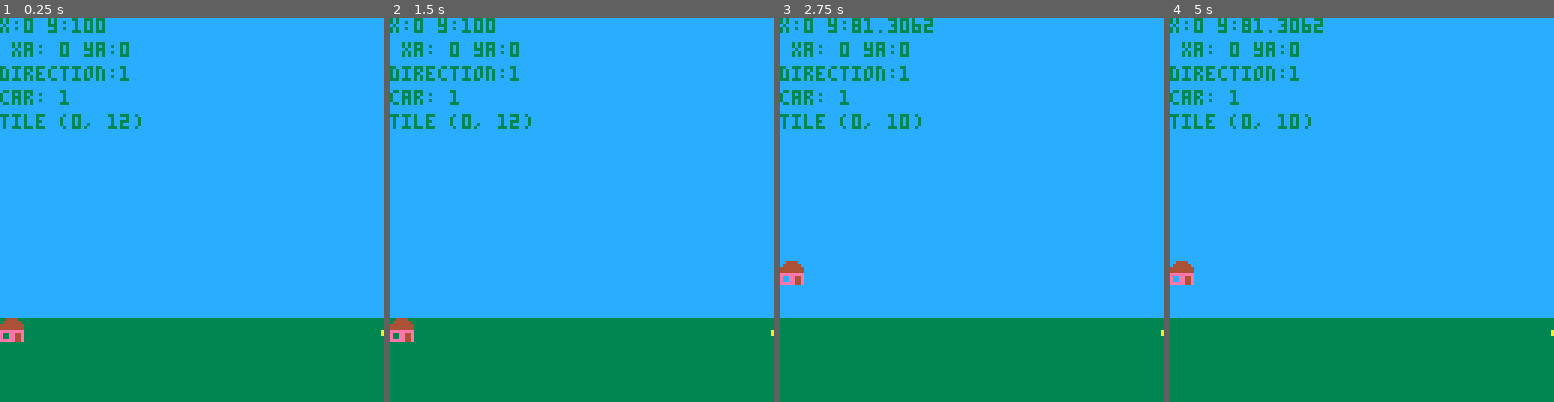
Above: before the commit, frames 1-4 (left to right).
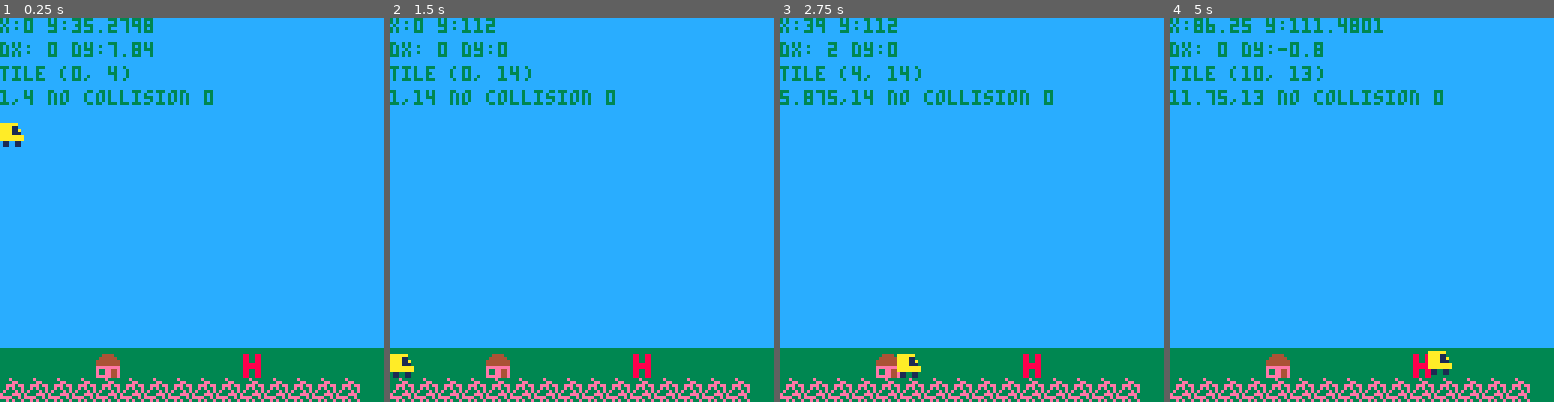
Above: after the commit, the same moments.

Repository: rodoherty1/pico-tests
Game: PICO-8 cartridge sinjump.p8
Same seed, same stepped clock (60 frames per second), same inputs: the game is played once before the commit and once after it.
Inputs:
- Up to frame 1 (0.25 s): no input
- Up to frame 2 (1.5 s): no input
- Up to frame 3 (2.75 s): hold Right 1.6-2.1 s; hold Up 2.15-2.42 s; hold Right from 2.47 s (still down)
- Up to frame 4 (5 s): release Right at 3.03 s; hold Left 3.08-3.58 s; hold Right 4.02-4.68 s; hold Up from 4.73 s (still down)

The runs differ from the first frame. In frame 1, 14% of the frame differs, in the area x 0-100%, y 0-100%; in frame 2, 14%; in frame 3, 15%; in frame 4, 15%.

Commit message:
Some basic movement but buggy as hell

Diff:
--- a/sinjump.p8
+++ b/sinjump.p8
@@ -2,83 +2,105 @@
 version 15
 __lua__
 
-ground_height = 100
-
-x = 0
-y = ground_height
-degrees = 0
-dh = 0
-xa = 0
-jump_height=25
-jumping = 0
-direction=1
-ya = 0
-gravity = 0.5
-
-function jump2()
- y -= y*ya
- ya = ya*gravity
--- https://gamedev.stackexchange.com/posts/60033/revisions
-
+function _init()
+ x = 0
+ y = 0
+ dx=0
+ dy=0
 end
 
-function jump()
-  degrees+=5
-  xa=1*direction
+function _draw()
+ cls()
+ rectfill(0, 0, 127, 110, 12)
+ rectfill(0, 110, 127, 127, 3)
+ map(0,0, 0,0, 16,16)
 
-  if (degrees==180) then
-   degrees=0
-   jumping=0
-   xa=0
-  end
-
-  dh = sin(degrees/360) * 25
-end
-
-function _init()
+ spr(5, x, y)
+ print ("x:"..x.." y:"..y, 0, 0)
+ print ("dx: "..dx.." dy:"..dy, 0, 8)
+ print ("tile ("..flr(x/8)..", "..flr(y/8)..")", 0, 16)
+ print (collision_debug(), 0, 24)
 end
 
 function _update()
-  if btn(2) and jumping==0 then
-    jumping=1
-    ya = .1
+
+ local ddx=0
+
+ if btn(0) then ddx-=.25
+ elseif btn(1) then ddx+=.25
+ elseif not btn(0) and not btn(1) then dx=0
+ end
+
+ if not collision() then
+  dx+=ddx
+ else
+  dx-=ddx
+ end
+
+-- y velocity
+ if grounded() then
+  if (btn(2)) then
+   dy=-0.8
+  else
+   dy = 0
+   -- fix position
+   -- or else he'll be sunk into floor
+   y = flr(flr(y)/8)*8
   end
+ else
+  -- gravity accel
+  dy +=0.98
+ end
 
-  if (jumping == 1) then
-  	jump2()
-  end
+ x+=dx
+ y+=dy
 
-  x=x+xa
+ if (x>128) then
+  x=128
+  dx=0
+ end
 
-  if x>127 or x<0 then
-   direction=-direction
-  end
+ if (y>128) then
+  y=128
+  dy=0
+ end
 end
 
-function _draw()
-  rectfill(0, 0, 127, ground_height, 12)
-  rectfill(0, ground_height, 127, 127, 3)
-  spr(3, x, y)
-  spr(4, 127-x, ground_height)
-  print ("x:"..x.." y:"..y, 0, 0)
-  print (" xa: "..xa.." ya:"..ya, 0, 8)
-  print ("direction:"..direction, 0, 16)
-  print ("tile ("..flr(x/8)..", "..flr(y/8)..")", 0, 32)
-  local flag = 0
-  if fget(4, 0) then flag = 1 end
 
-  print ("car: "..flag, 0, 24)
+-->8
+function grounded()
+ local v = mget(flr(x)/8, (flr(y)/8)+1)
+ return fget(v, 0)
+end
+
+function collision_debug()
+ local xy = ""..((flr(x)/8)+1)..","..flr(y/8)
+ local sprite = ""
+ local col = mget((flr(x)/8)+1, flr(y)/8)
+
+ if col>0 then
+  sprite="collision "..col
+ else
+	 sprite="no collision "..col
+	end
+ return xy.." "..sprite
+end
+
+
+function collision()
+ local v = mget((flr(x)/8)+1, flr(y)/8)
+ return fget(v, 1)
 end
 
 __gfx__
-00000000000e0000088008800044440000aaaaaa0000000000000000000000000000000000000000000000000000000000000000000000000000000000000000
-000000000000ee0008800880044444400011aaaa0000000000000000000000000000000000000000000000000000000000000000000000000000000000000000
-0070070000eee0ee08800880444444440a11aaaa0000000000000000000000000000000000000000000000000000000000000000000000000000000000000000
-0007700000e0e00e08888880444444440111aaaa0000000000000000000000000000000000000000000000000000000000000000000000000000000000000000
-000770000e000e0e08888880eeeeeeeeaaaaaaaa0000000000000000000000000000000000000000000000000000000000000000000000000000000000000000
-00700700e000eee008800880e00ee44eaaaaaaaa0000000000000000000000000000000000000000000000000000000000000000000000000000000000000000
-00000000eeee00e008800880e00ee44e011001100000000000000000000000000000000000000000000000000000000000000000000000000000000000000000
-0000000000e0e00e08800880eeeee44e011001100000000000000000000000000000000000000000000000000000000000000000000000000000000000000000
+00000000000e0000088008800044440000aaaaaaaaaaaa0000000000000000000000000000000000000000000000000000000000000000000000000000000000
+000000000000ee0008800880044444400011aaaaaaaa110000000000000000000000000000000000000000000000000000000000000000000000000000000000
+0070070000eee0ee08800880444444440a11aaaaaaaa11a000000000000000000000000000000000000000000000000000000000000000000000000000000000
+0007700000e0e00e08888880444444440111aaaaaaaa111000000000000000000000000000000000000000000000000000000000000000000000000000000000
+000770000e000e0e08888880eeeeeeeeaaaaaaaaaaaaaaaa00000000000000000000000000000000000000000000000000000000000000000000000000000000
+00700700e000eee008800880e00ee44eaaaaaaaaaaaaaaaa00000000000000000000000000000000000000000000000000000000000000000000000000000000
+00000000eeee00e008800880e00ee44e011001100110011000000000000000000000000000000000000000000000000000000000000000000000000000000000
+0000000000e0e00e08800880eeeee44e011001100110011000000000000000000000000000000000000000000000000000000000000000000000000000000000
 00000000000000000000000000000000000000000000000000000000000000000000000000000000000000000000000000000000000000000000000000000000
 00000000000000000000000000000000000000000000000000000000000000000000000000000000000000000000000000000000000000000000000000000000
 00000000000000000000000000000000000000000000000000000000000000000000000000000000000000000000000000000000000000000000000000000000
@@ -144,5 +166,22 @@
 00000000000000000000000000000000000000000000000000000000000000000000000e000e0eee0000000000000e0000000000000000000000000000000e00
 0000000000000000000000000000000000000000000000000000000000000000000000e000e0eee00000000000000e0000000000000000000000000000000e00
 __gff__
-0000010001000000000000000000000000000000000000000000000000000000000000000000000000000000000000000000000000000000000000000000000000000000000000000000000000000000000000000000000000000000000000000000000000000000000000000000000000000000000000000000000000000000
+0001020001010000000000000000000000000000000000000000000000000000000000000000000000000000000000000000000000000000000000000000000000000000000000000000000000000000000000000000000000000000000000000000000000000000000000000000000000000000000000000000000000000000
 0000000000000000000000000000000000000000000000000000000000000000000000000000000000000000000000000000000000000000000000000000000000000000000000000000000000000000000000000000000000000000000000000000000000000000000000000000000000000000000000000000000000000000
+__map__
+0000000000000000000000000000000000000000000000000000000000000000000000000000000000000000000000000000000000000000000000000000000000000000000000000000000000000000000000000000000000000000000000000000000000000000000000000000000000000000000000000000000000000000
+0000000000000000000000000000000000000000000000000000000000000000000000000000000000000000000000000000000000000000000000000000000000000000000000000000000000000000000000000000000000000000000000000000000000000000000000000000000000000000000000000000000000000000
+0000000000000000000000000000000000000000000000000000000000000000000000000000000000000000000000000000000000000000000000000000000000000000000000000000000000000000000000000000000000000000000000000000000000000000000000000000000000000000000000000000000000000000
+0000000000000000000000000000000000000000000000000000000000000000000000000000000000000000000000000000000000000000000000000000000000000000000000000000000000000000000000000000000000000000000000000000000000000000000000000000000000000000000000000000000000000000
+0000000000000000000000000000000000000000000000000000000000000000000000000000000000000000000000000000000000000000000000000000000000000000000000000000000000000000000000000000000000000000000000000000000000000000000000000000000000000000000000000000000000000000
+0000000000000000000000000000000000000000000000000000000000000000000000000000000000000000000000000000000000000000000000000000000000000000000000000000000000000000000000000000000000000000000000000000000000000000000000000000000000000000000000000000000000000000
+0000000000000000000000000000000000000000000000000000000000000000000000000000000000000000000000000000000000000000000000000000000000000000000000000000000000000000000000000000000000000000000000000000000000000000000000000000000000000000000000000000000000000000
+0000000000000000000000000000000000000000000000000000000000000000000000000000000000000000000000000000000000000000000000000000000000000000000000000000000000000000000000000000000000000000000000000000000000000000000000000000000000000000000000000000000000000000
+0000000000000000000000000000000000000000000000000000000000000000000000000000000000000000000000000000000000000000000000000000000000000000000000000000000000000000000000000000000000000000000000000000000000000000000000000000000000000000000000000000000000000000
+0000000000000000000000000000000000000000000000000000000000000000000000000000000000000000000000000000000000000000000000000000000000000000000000000000000000000000000000000000000000000000000000000000000000000000000000000000000000000000000000000000000000000000
+0000000000000000000000000000000000000000000000000000000000000000000000000000000000000000000000000000000000000000000000000000000000000000000000000000000000000000000000000000000000000000000000000000000000000000000000000000000000000000000000000000000000000000
+0000000000000000000000000000000000000000000000000000000000000000000000000000000000000000000000000000000000000000000000000000000000000000000000000000000000000000000000000000000000000000000000000000000000000000000000000000000000000000000000000000000000000000
+0000000000000000000000000000000000000000000000000000000000000000000000000000000000000000000000000000000000000000000000000000000000000000000000000000000000000000000000000000000000000000000000000000000000000000000000000000000000000000000000000000000000000000
+0000000000000000000000000000000000000000000000000000000000000000000000000000000000000000000000000000000000000000000000000000000000000000000000000000000000000000000000000000000000000000000000000000000000000000000000000000000000000000000000000000000000000000
+0000000003000000000002000000000000000000000000000000000000000000000000000000000000000000000000000000000000000000000000000000000000000000000000000000000000000000000000000000000000000000000000000000000000000000000000000000000000000000000000000000000000000000
+0101010101010101010101010101010000000000000000000000000000000000000000000000000000000000000000000000000000000000000000000000000000000000000000000000000000000000000000000000000000000000000000000000000000000000000000000000000000000000000000000000000000000000
